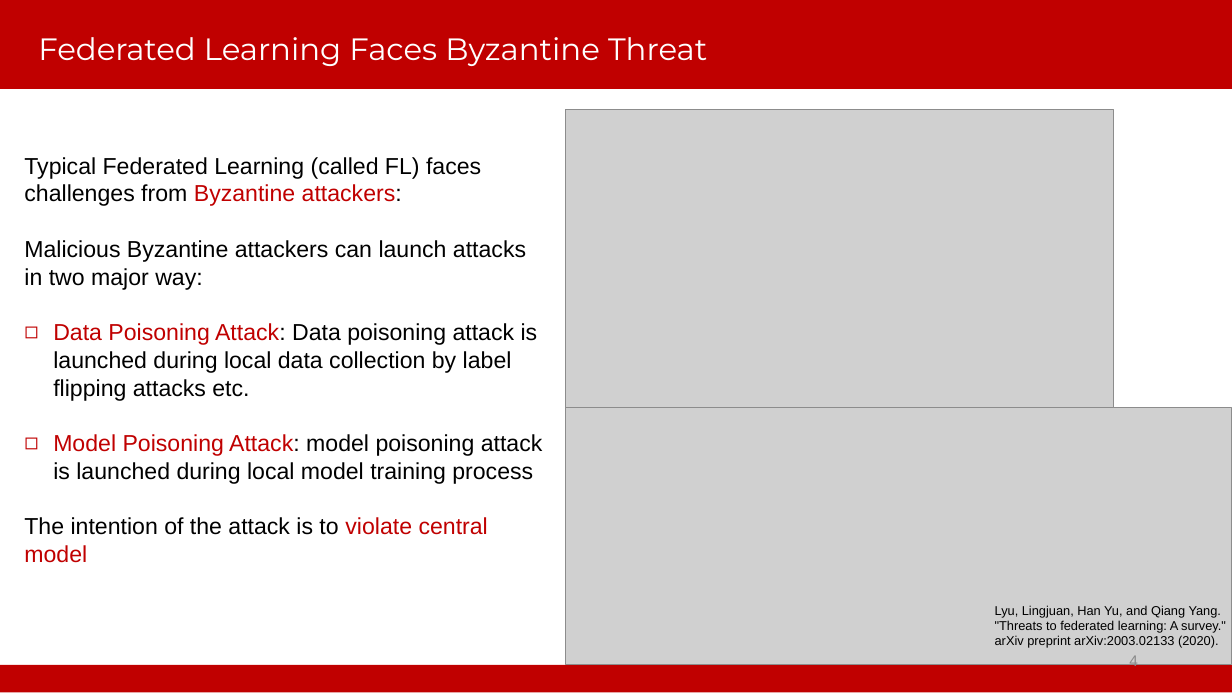
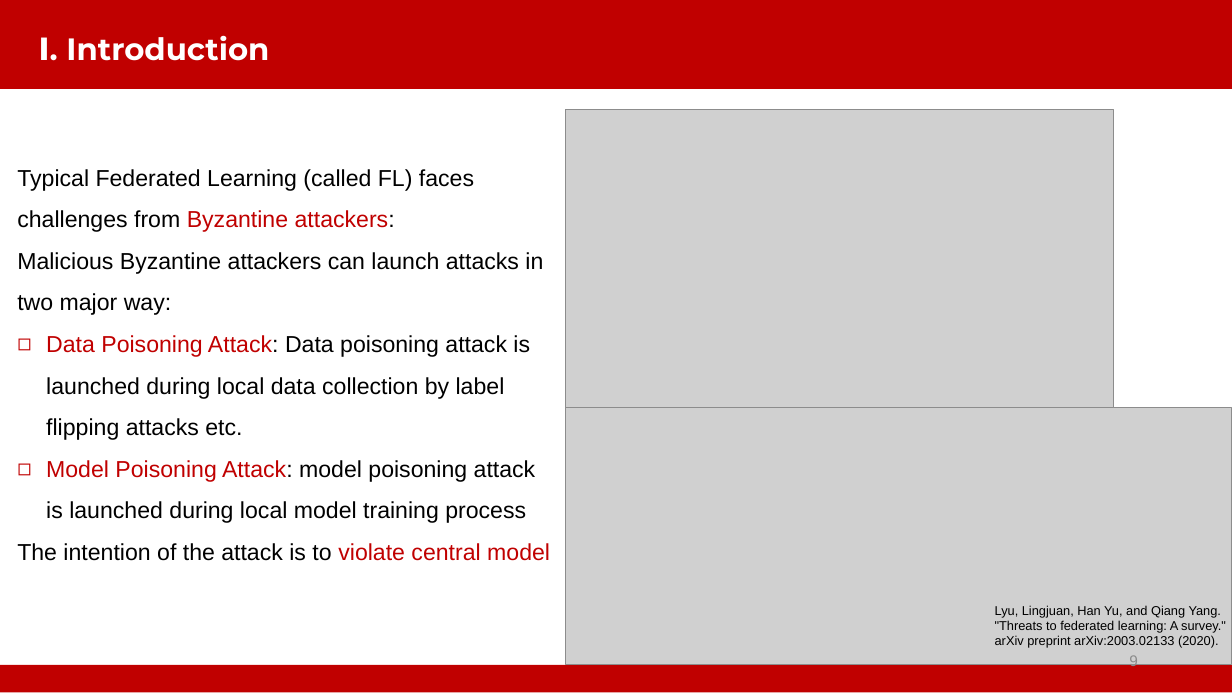
Before and after one commit to WhileBug/FLPhish, a slide deck: slide 9 of PPT/SecFL-Beibei Li.pptx (slide 4 before the commit). Drawn at 1232x693 pixels with LibreOffice and Linux fonts; fonts in the diff are those of the drawing; grey boxes stand for pictures; background and template pictures are left out. Boxes give left, top, right and bottom in pixels: in the first picture for what was removed or moved away, otherwise in the second. Text is boxed around its words. In the diff, an @@ line names an element or a change of style, - is before the commit and + after.

Commit message:
FL Security introduction PPT update

```diff
--- a/PPT/SecFL-Beibei Li.pptx
+++ b/PPT/SecFL-Beibei Li.pptx
@@ title at (x1=38, y1=35, x2=269, y2=61): text changed; bold on @@
-Federated Learning Faces Byzantine Threat
+Ⅰ. Introduction
@@ text "Typical Federated Learning (called FL) ..." moved from (x1=24, y1=157, x2=543, y2=563) to (x1=17, y1=169, x2=550, y2=561) @@
@@ text "Typical Federated Learning (called FL) ..." at (x1=17, y1=169, x2=550, y2=561): line spacing 1 to 1.5 @@
@@ page number at (x1=1129, y1=654, x2=1138, y2=670): text changed @@
-4
+9
```
Also in this commit, not shown: 11 other slides changed, 10 slides added, 2 slides removed, 16 other files.
